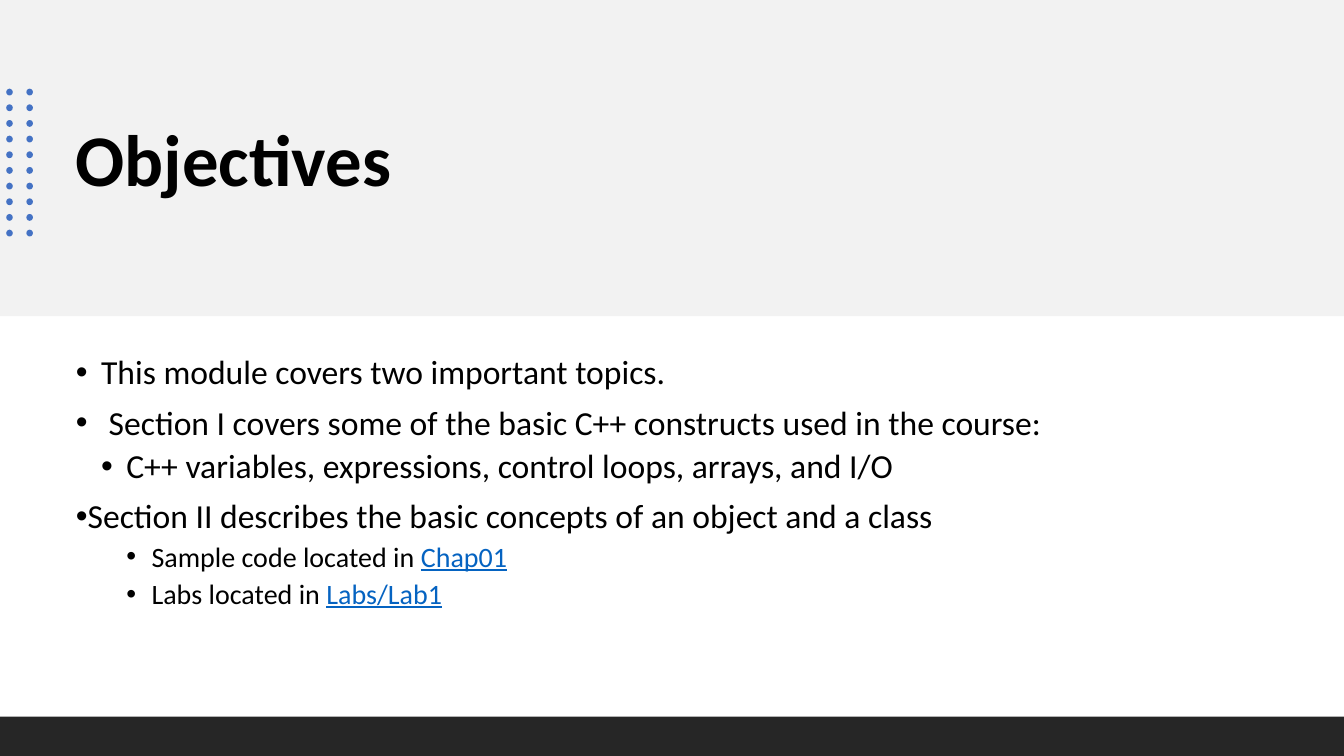
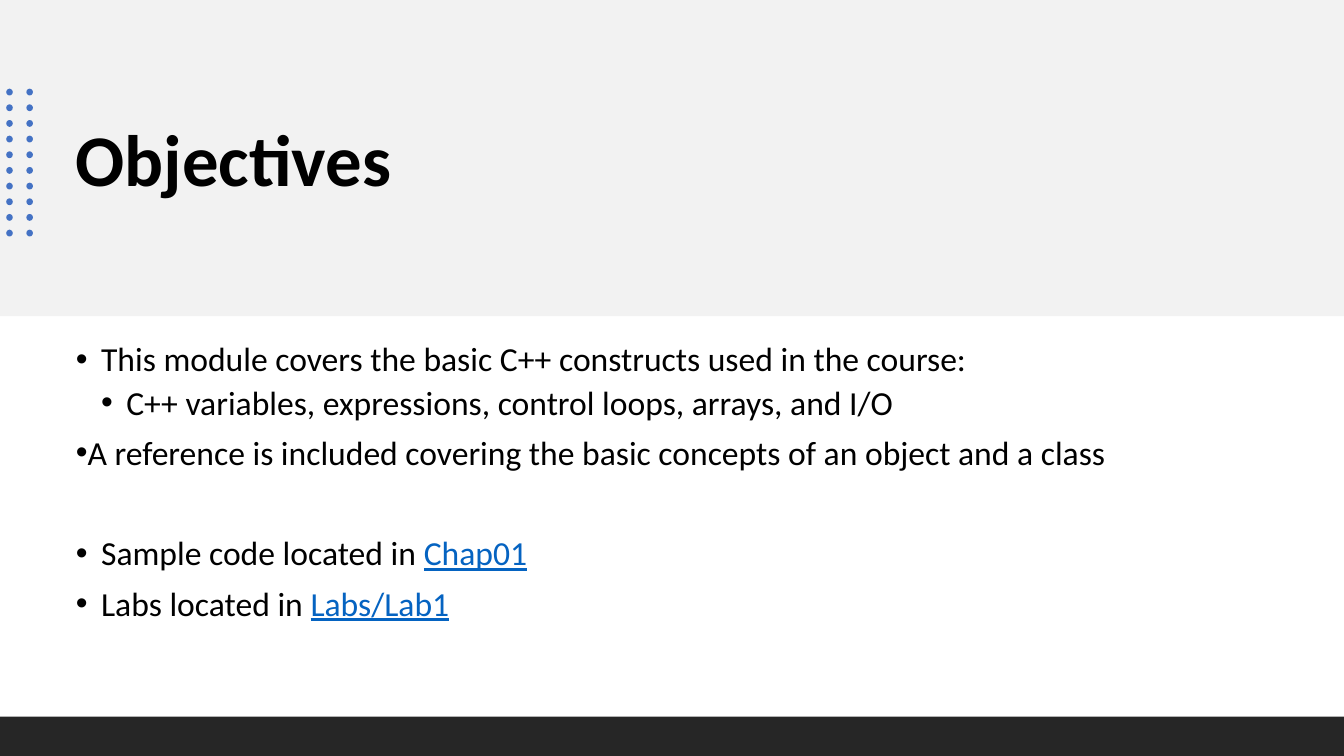
Before and after one commit to andrew-scoppa/cpp-oop, a slide deck: slide 2 of instructor-slides/mod01 C++ Primer & Object Oriented Concepts/Chapter 1.pptx. Drawn at 1344x756 pixels with LibreOffice and Linux fonts; fonts in the diff are those of the drawing. Boxes give left, top, right and bottom in pixels: in the first picture for what was removed or moved away, otherwise in the second. Text is boxed around its words. In the diff, an @@ line names an element or a change of style, - is before the commit and + after.

```diff
--- a/instructor-slides/mod01 C++ Primer & Object Oriented Concepts/Chapter 1.pptx
+++ b/instructor-slides/mod01 C++ Primer & Object Oriented Concepts/Chapter 1.pptx
@@ text at (101,347,966,372): text changed @@
-• This module covers two important topics.
-• Section I covers some of the basic C++ constructs used in the course:
+• This module covers the basic C++ constructs used in the course:
@@ text at (88,441,1105,471): text changed @@
-• Section II describes the basic concepts of an object and a class
+• A reference is included covering the basic concepts of an object and a class
@@ text at (101,541,527,621): size 20 to 24 pt in "Sample code located in Chap01", "Labs located in Labs/Lab1"; list level 2 to 1 in "Sample code located in Chap01"; list level 2 to 1 in "Labs located in Labs/Lab1" @@
```
Also in this commit, not shown: 4 other slides changed, 1 other file.
